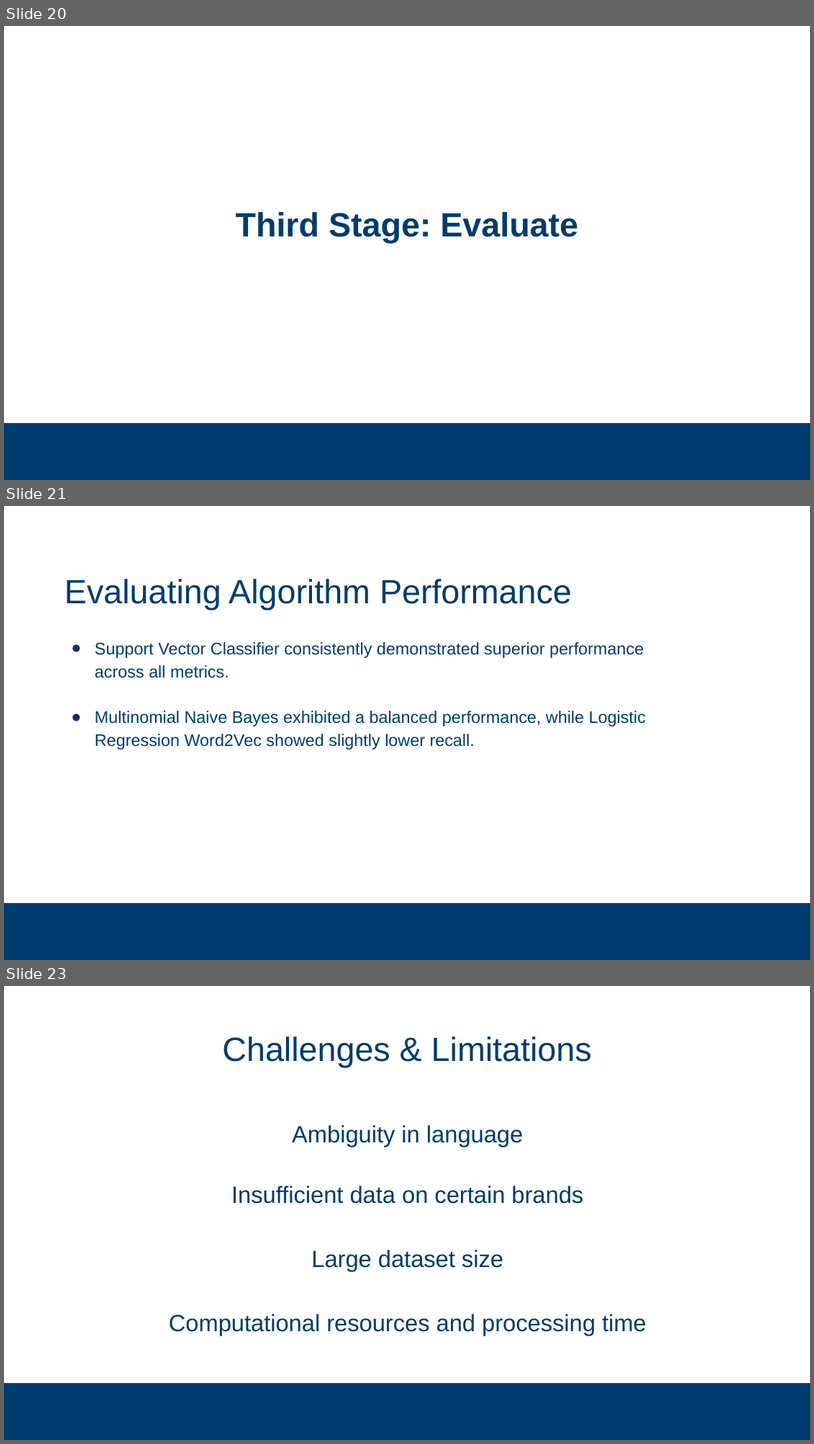
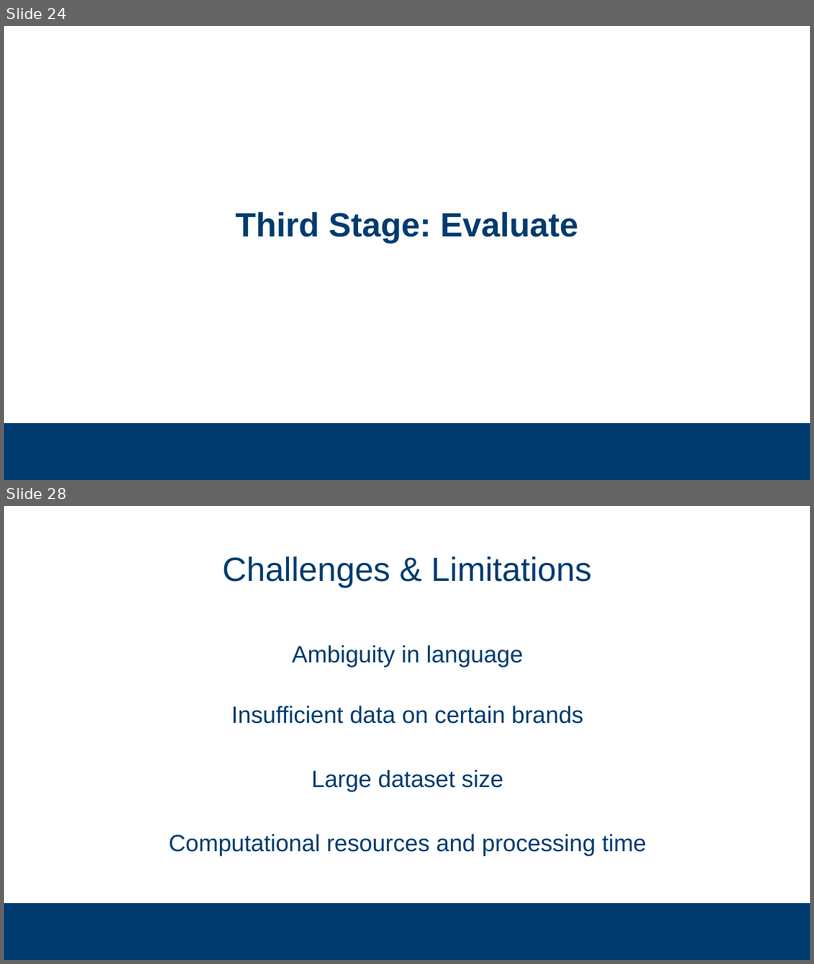
Before and after one commit to subsystem3/project, a slide deck: Final-Project-Team-2.pptx. Shown one above the other, each under a label of ours: slides 20, 21 and 23 before the commit, slides 24 and 28 after it; the slides between them are not shown. The pictures are 814x1444 and 814x964 pixels, drawn with LibreOffice and Linux fonts; fonts in the diff are those of the drawing; background and template pictures are left out. Boxes give left, top, right and bottom in pixels: in the first picture for what was removed or moved away, otherwise in the second. Text is boxed around its words. In the diff, an @@ line names an element or a change of style, - is before the commit and + after.

```diff
--- a/Final-Project-Team-2.pptx
+++ b/Final-Project-Team-2.pptx
@@ slide 21 removed at (x1=4, y1=506, x2=810, y2=960), background #FFFFFF; not listed: 1 template element that a slide beside it also shows @@
@@ title removed at (x1=64, y1=579, x2=572, y2=610) @@
-Evaluating Algorithm Performance
@@ text removed at (x1=95, y1=642, x2=646, y2=749) @@
-● Support Vector Classifier consistently demonstrated superior performance across all metrics.
-● Multinomial Naive Bayes exhibited a balanced performance, while Logistic Regression Word2Vec showed slightly lower recall.
@@ what was slide 20 is now slide 24 @@
@@ what was slide 23 is now slide 28 @@
```
Also in this commit, not shown: 11 slides changed, 14 slides added, 8 other slides removed.
